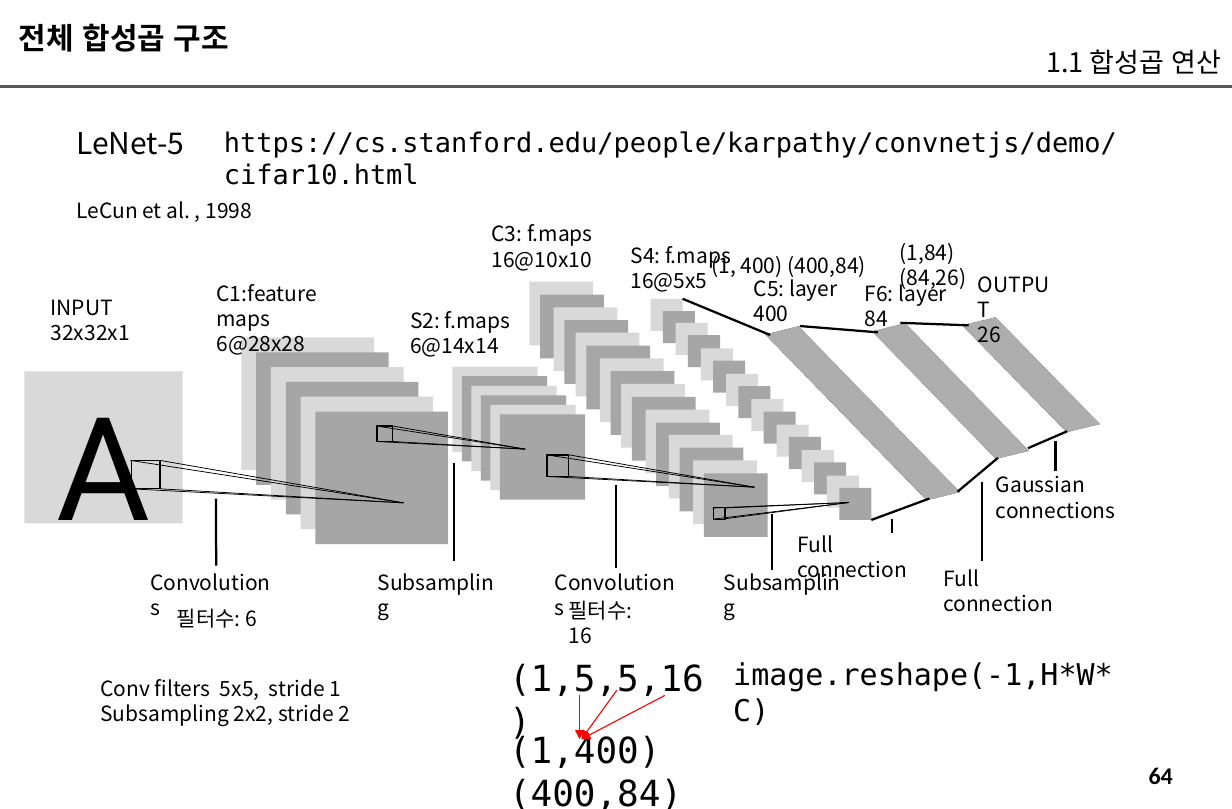
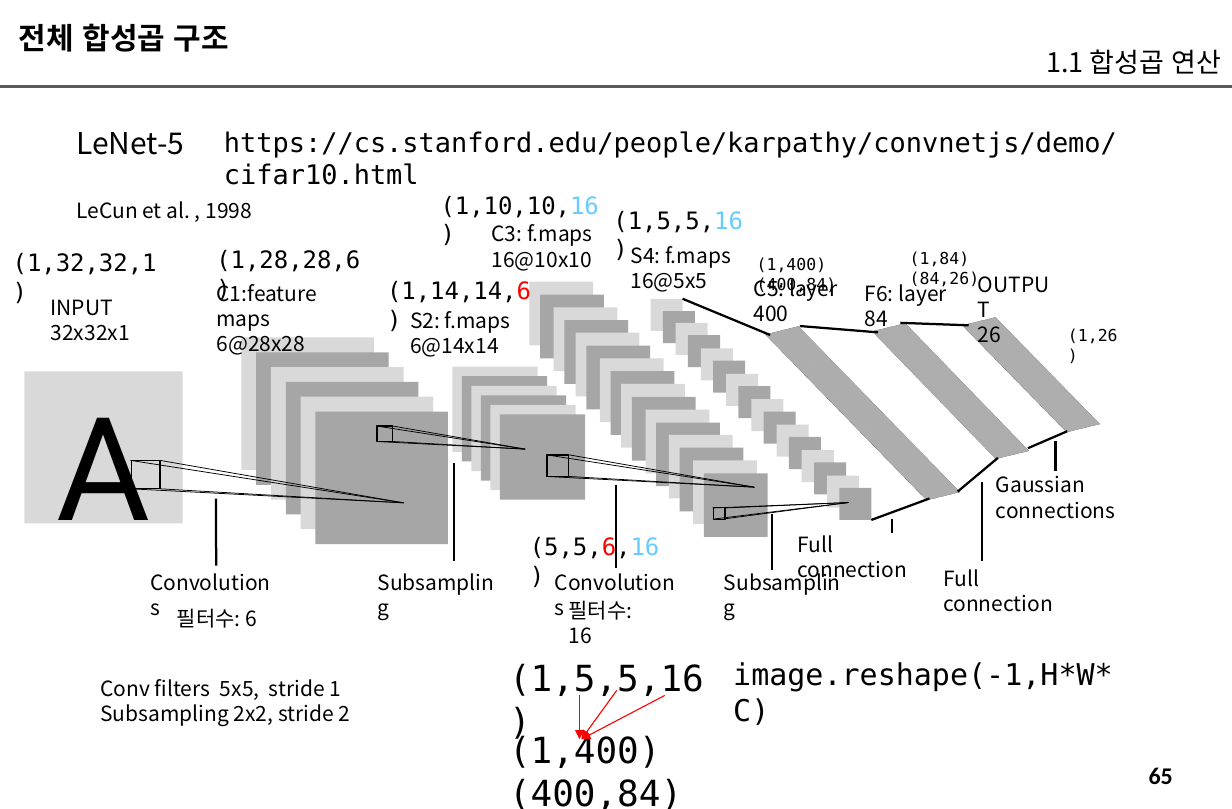
Before and after one commit to imguru-mooc/AI_CNN, a slide deck: slide 65 of 교재_판서_1.pptx (slide 64 before the commit). Drawn at 1232x809 pixels with LibreOffice and Linux fonts; fonts in the diff are those of the drawing. Boxes give left, top, right and bottom in pixels: in the first picture for what was removed or moved away, otherwise in the second. Text is boxed around its words. In the diff, an @@ line names an element or a change of style, - is before the commit and + after.

```diff
--- a/교재_판서_1.pptx
+++ b/교재_판서_1.pptx
@@ text added at <box>441,195,599,218</box>, 16 pt, text #000000 @@
+(1,10,10,16)
@@ text added at <box>613,210,743,233</box>, 16 pt, text #000000 @@
+(1,5,5,16)
@@ text added at <box>13,252,157,275</box>, 16 pt, text #000000 @@
+(1,32,32,1)
@@ text added at <box>216,249,360,272</box>, 16 pt, text #000000 @@
+(1,28,28,6)
@@ text at <box>757,257,837,294</box>: text changed; size 14 to 11 pt; font Noto Sans CJK KR to DejaVu Sans Mono @@
-(1, 400) (400,84)
+(1,400)(400,84)
@@ text "(1,84)(84,26)": place and size @@
-text "(1,84)(84,26)" at <box>900,243,967,290</box>
+text "(1,84)(84,26)" at <box>910,251,980,288</box>
@@ text "(1,84)(84,26)" at <box>910,251,980,288</box>: size 14 to 11 pt, font Noto Sans CJK KR to DejaVu Sans Mono @@
@@ text added at <box>387,280,531,303</box>, 16 pt, text #000000 @@
+(1,14,14,6)
@@ text added at <box>1068,328,1118,344</box>, 11 pt, text #000000 @@
+(1,26)
@@ text added at <box>530,536,660,562</box>, 16 pt, text #000000 @@
+(5,5,6,16)
@@ page number at <box>1149,767,1173,784</box>: text changed @@
-64
+65
```
Also in this commit, not shown: 24 other slides changed, 2 slides added.
